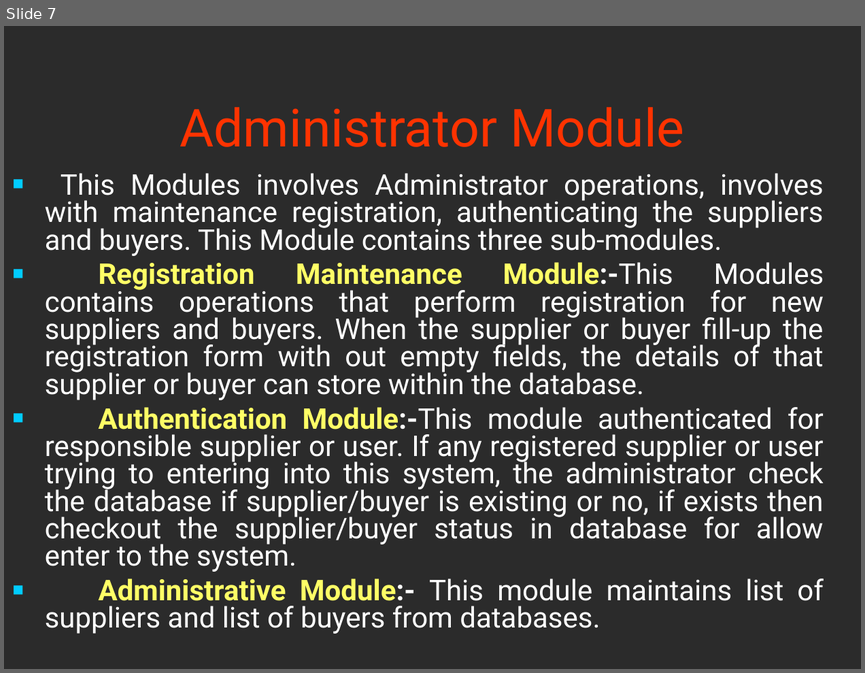
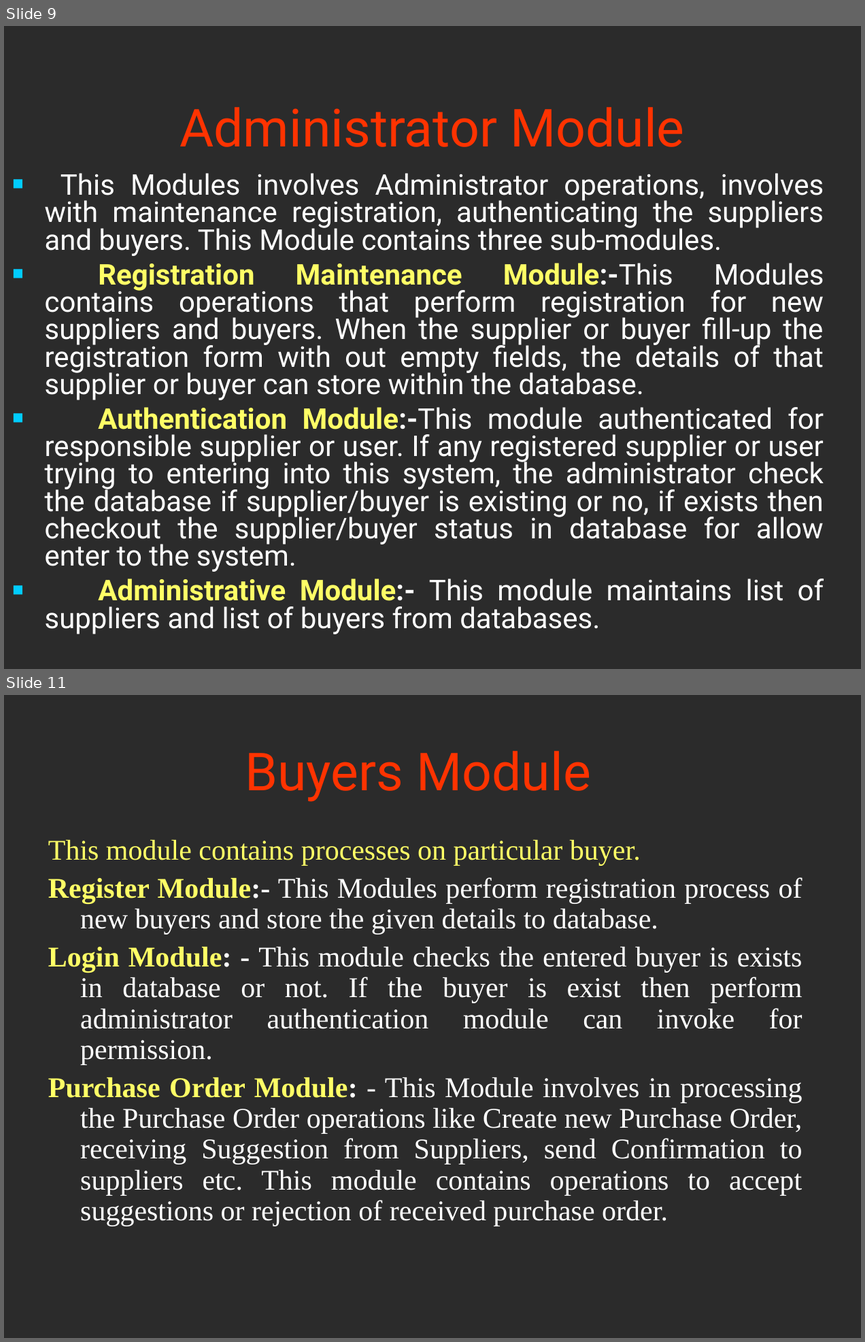
Before and after one commit to jinx5320/transport, a slide deck: PPT's-First Review.ppt. Shown one above the other, each under a label of ours: slide 7 before the commit, slides 9 and 11 after it; the slides between them are not shown. The pictures are 865x673 and 865x1342 pixels, drawn with LibreOffice and Linux fonts; fonts in the diff are those of the drawing; background and template pictures are left out; a plain dark background stands for a picture behind light text. Boxes give left, top, right and bottom in pixels: in the first picture for what was removed or moved away, otherwise in the second. Text is boxed around its words. In the diff, an @@ line names an element or a change of style, - is before the commit and + after.

```diff
--- a/PPT's-First Review.ppt
+++ b/PPT's-First Review.ppt
@@ slide 11 added at bbox=[4, 695, 861, 1338], background picture (left out) @@
@@ title added at bbox=[245, 751, 590, 802], 44 pt, text #FF3300 @@
+Buyers Module
@@ text added at bbox=[48, 840, 802, 1226], 24 pt, text #FFFFFF @@
+This module contains processes on particular buyer.
+Register Module:- This Modules perform registration process of new buyers and store the given details to database.
+Login Module: - This module checks the entered buyer is exists in database or not. If the buyer is exist then perform administrator authentication module can invoke for permission.
+Purchase Order Module: - This Module involves in processing the Purchase Order operations like Create new Purchase Order, receiving Suggestion from Suppliers, send Confirmation to suppliers etc. This module contains operations to accept suggestions or rejection of received purchase order.
@@ what was slide 7 is now slide 9 @@
```
Also in this commit, not shown: 5 other slides added, 2 slides removed, 9 other files.
